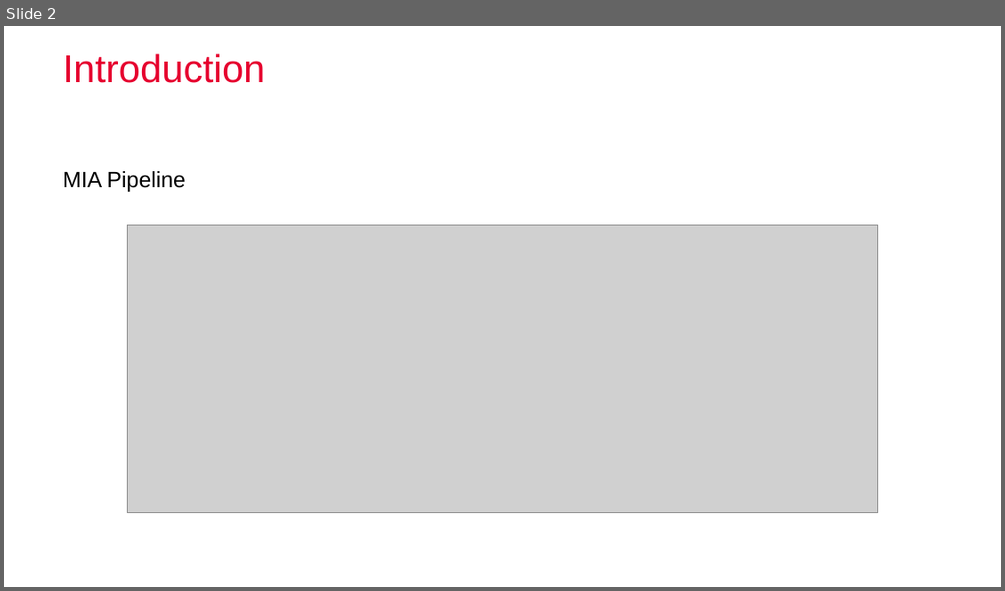
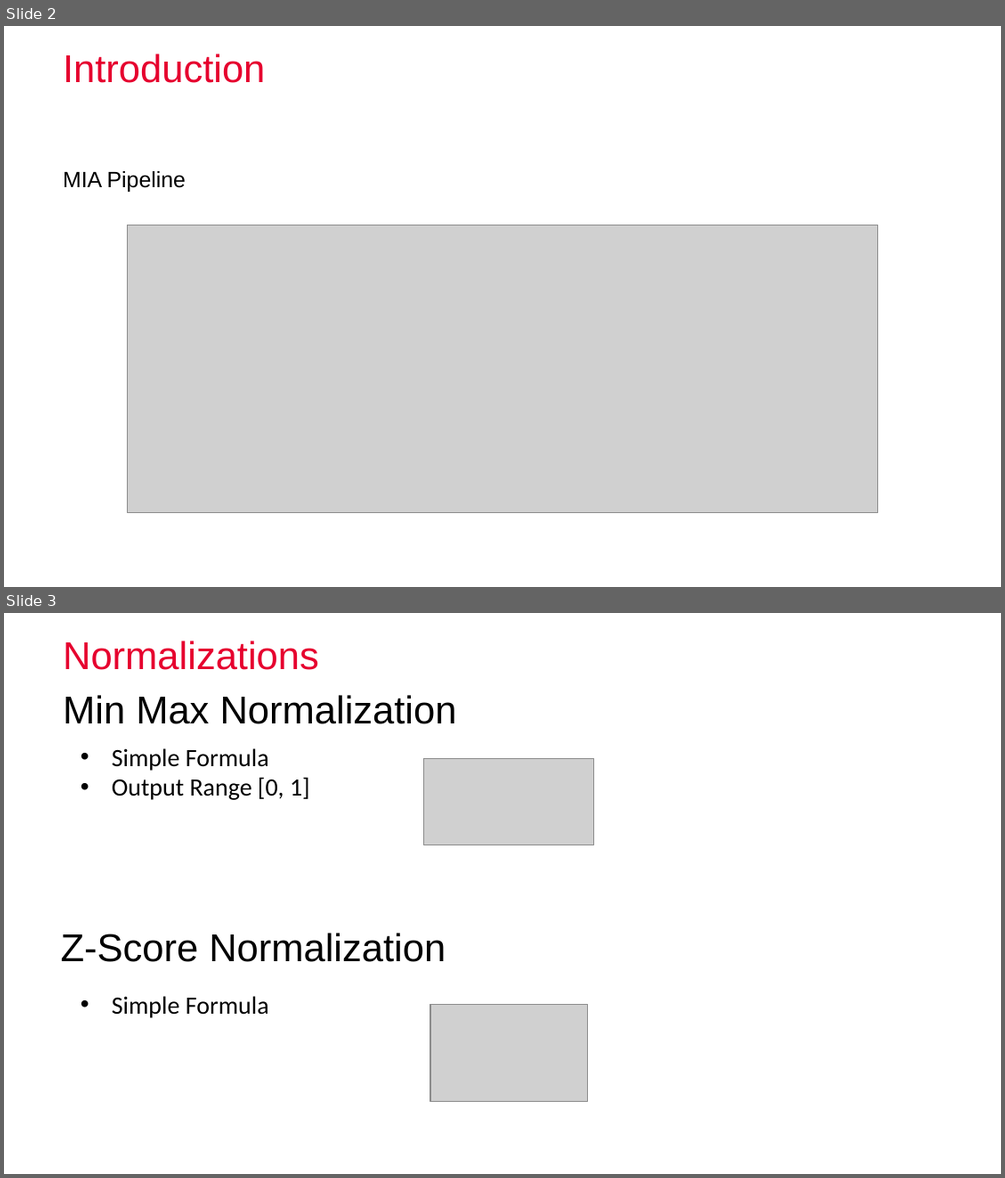
Before and after one commit to nibill/MIALab-1, a slide deck: Presentation/Final/FinalPresentation_Group3_BucheggerDuranWeber.pptx. Shown one above the other, each under a label of ours: slide 2 before the commit, slides 2 and 3 after it. The pictures are 1005x591 and 1005x1178 pixels, drawn with LibreOffice and Linux fonts; fonts in the diff are those of the drawing; grey boxes stand for pictures; background and template pictures are left out. Boxes give left, top, right and bottom in pixels: in the first picture for what was removed or moved away, otherwise in the second. Text is boxed around its words. In the diff, an @@ line names an element or a change of style, - is before the commit and + after.

```diff
--- a/Presentation/Final/FinalPresentation_Group3_BucheggerDuranWeber.pptx
+++ b/Presentation/Final/FinalPresentation_Group3_BucheggerDuranWeber.pptx
@@ slide 3 added at [4,613,1001,1174], background #FFFFFF @@
@@ title added at [63,641,319,670], 28 pt, text #E6002E @@
+Normalizations
@@ text added at [63,695,457,724], 28 pt, text #000000 @@
+Min Max Normalization
@@ text added at [112,748,310,800], 18 pt, text #000000 @@
+• Simple Formula
+• Output Range [0, 1]
@@ picture added at [424,759,593,845] @@
@@ text added at [61,933,445,962], 28 pt, text #000000 @@
+Z-Score Normalization
@@ text added at [112,996,269,1018], 18 pt, text #000000 @@
+• Simple Formula
@@ picture added at [430,1004,587,1102] @@
```
Also in this commit, not shown: 7 slides changed, 11 other slides added, 8 slides removed, 1 other file.
